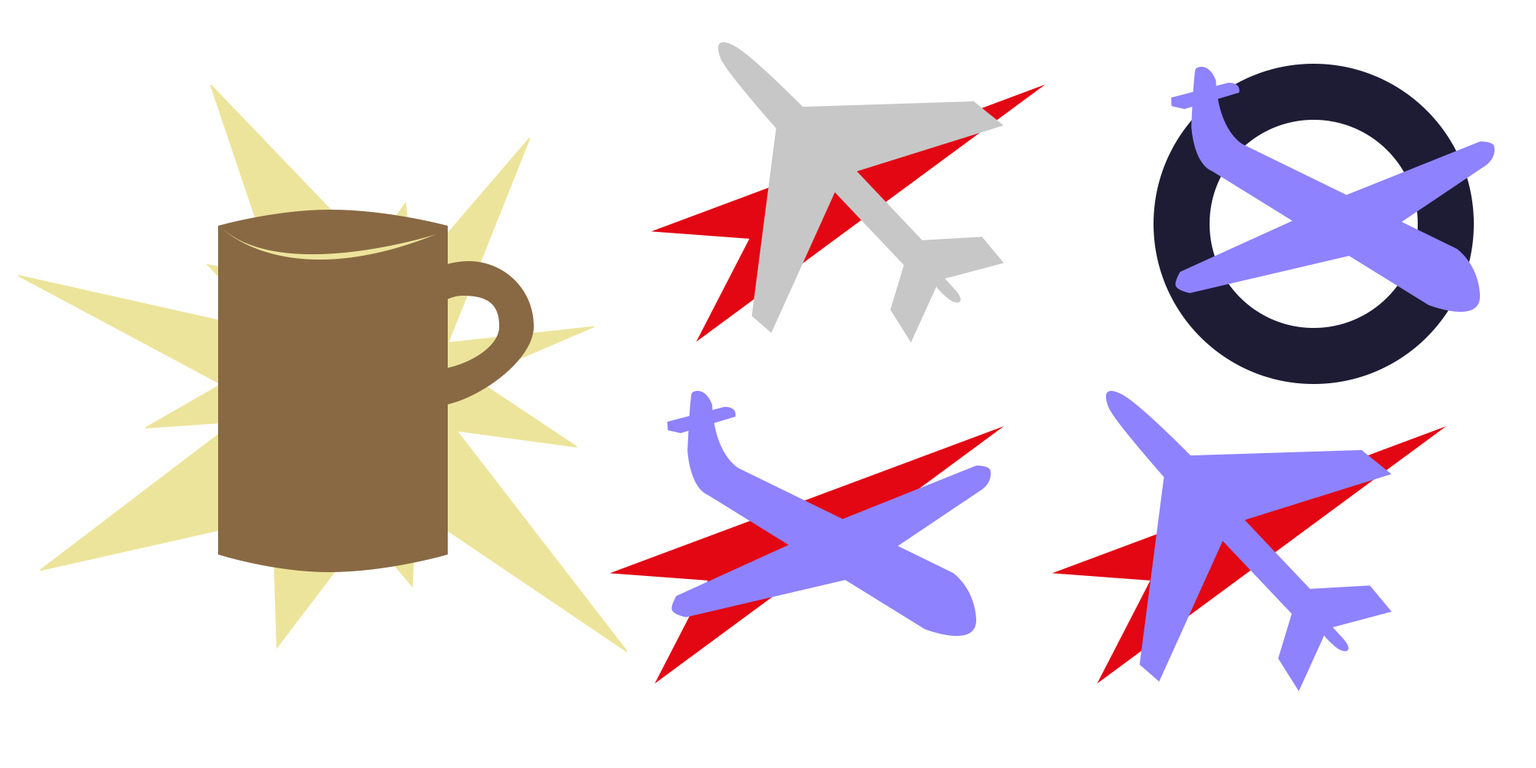
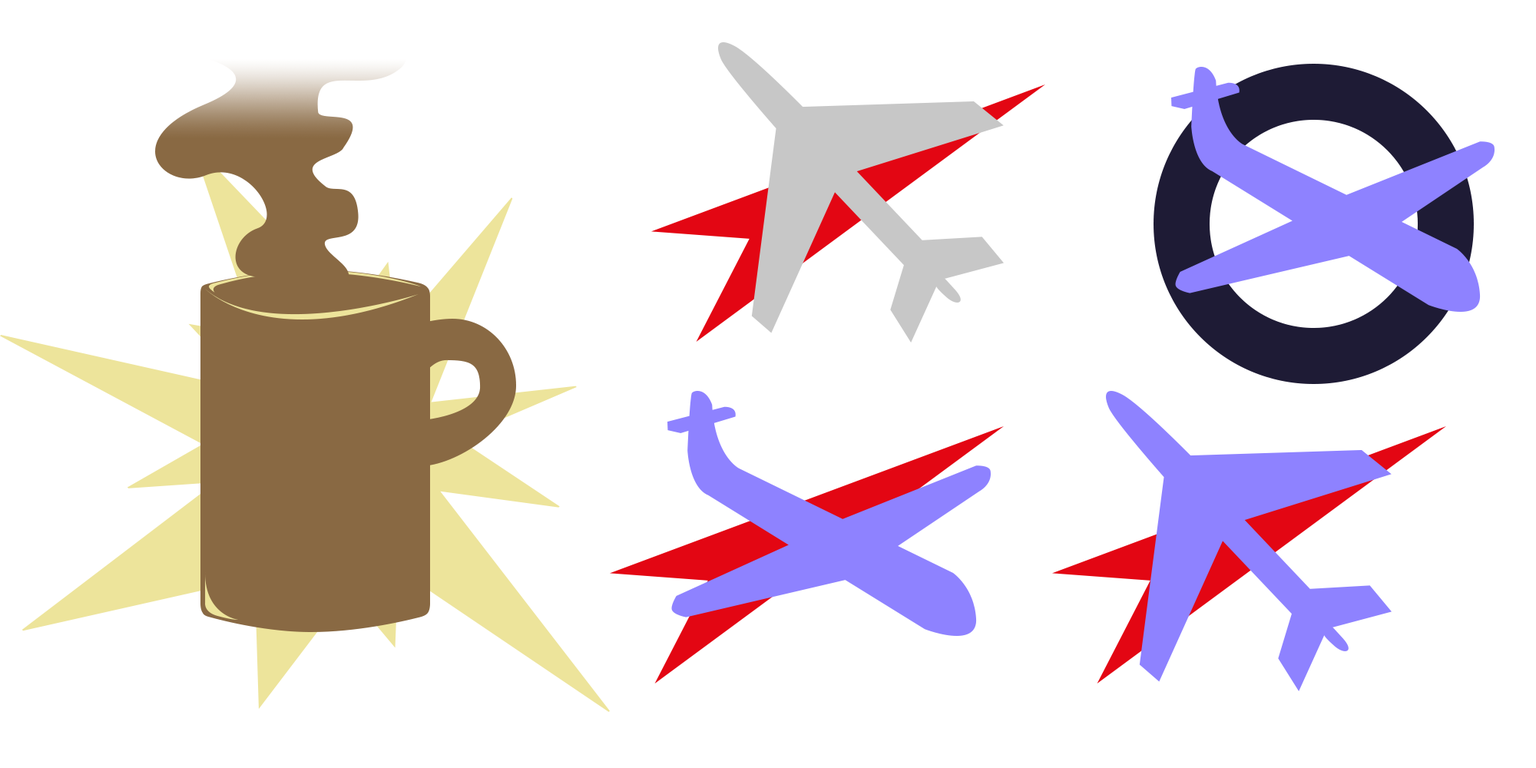
Two versions of the same layered image (1536px x 768px). Layer-by-layer changes:
added layer "Form 12" in group "Kaffe" over bbox(205, 572, 239, 620)
added layer "Form 10" in group "Kaffe" over bbox(155, 60, 407, 312)
added layer "Form 11" in group "Kaffe" over bbox(208, 270, 421, 293)
painted on "Form 5", unmasked it over bbox(205, 229, 436, 320)
painted on "Kopp", unmasked it over bbox(200, 209, 448, 633)
painted on "Öra", unmasked it over bbox(347, 261, 534, 467)
painted on "Form 4", unmasked it over bbox(0, 84, 628, 712)
painted on "Form 2 kopiera", unmasked it over bbox(609, 628, 628, 652)
